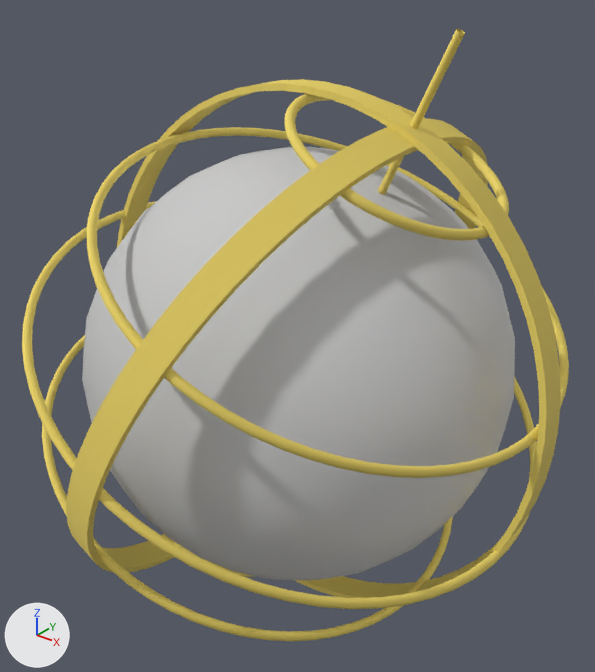
Renders of the FBX model Assets/Template/Meshes/Globe/Globe.FBX from each side of a commit.
Before and after are seen from a 50 mm lens placed at (0.515, -0.647, 1.529), pointed at (-0.009, 0.009, 1.123). The axes (+X, +Y, +Z) are drawn at lower left. The lights are the same throughout. Where no turn or scale is listed for an object, it has been applied to the vertices.

The older version as bpy lines, for what is in view:
```python
me_mesh = bpy.data.meshes.new('Mesh')
me_mesh.from_pydata(...)  # 4858 vertices, 4876 faces; spans x -0.296..0.296, y -0.303..0.303, z -0.365..0.365
# faces by material slot: [512, 4364]
me_mesh.materials.append(mat_globe)  # its picture is missing
me_mesh.materials.append(mat_metal)  # yellow #f4dc6a
ob_globe = bpy.data.objects.new('Globe', me_mesh)
ob_globe.location = (0.0, 0.0, 1.096)
```
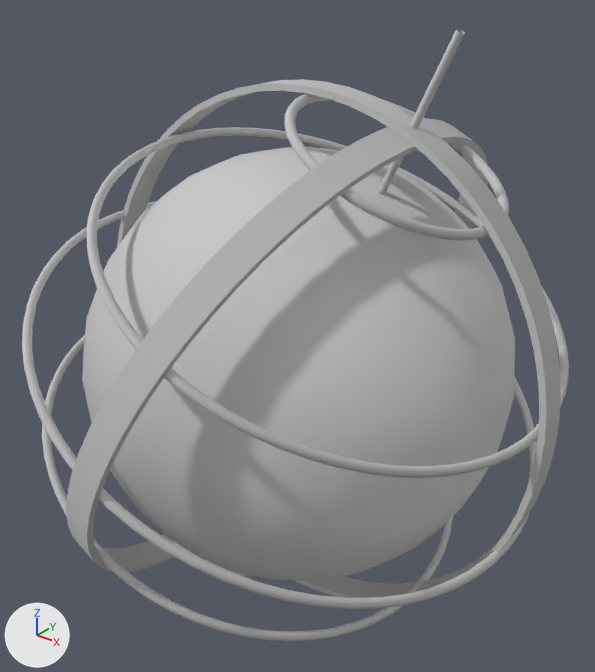
What differs and where, as boxes [x1, y1, x2, y2] in the pictures (595 x 672 px):
part 1 of me_mesh, recoloured (yellow to grey): [22, 29, 569, 641] in both
part 2 of me_mesh, recoloured (yellow to grey): [66, 79, 561, 598] in both

The edits, one by one:
Material 'Gold01' (mat_gold01) is new.
Its base color is (0.588, 0.588, 0.588) (light grey #cacaca).
Its roughness is 0.859.
Material 'Gold02' (mat_gold02) is new.
Its base color is (0.588, 0.588, 0.588) (light grey #cacaca).
Its roughness is 0.859.
me_mesh has 4858 vertices, 4876 faces and spans x -0.296..0.296, y -0.303..0.303, z -0.365..0.365.
me_mesh is used by ob_globe; location (0.0, 0.0, 1.096).
me_mesh part 1: 4108 of the faces centred in x -0.293..0.293, y -0.299..0.299, z -0.302..0.303 switch from mat_metal (yellow #f4dc6a) to mat_gold01 (light grey #cacaca).
me_mesh part 2: 256 of the faces centred in x -0.296..0.296, y -0.302..0.302, z -0.306..0.306 switch from mat_metal (yellow #f4dc6a) to mat_gold02 (light grey #cacaca).
